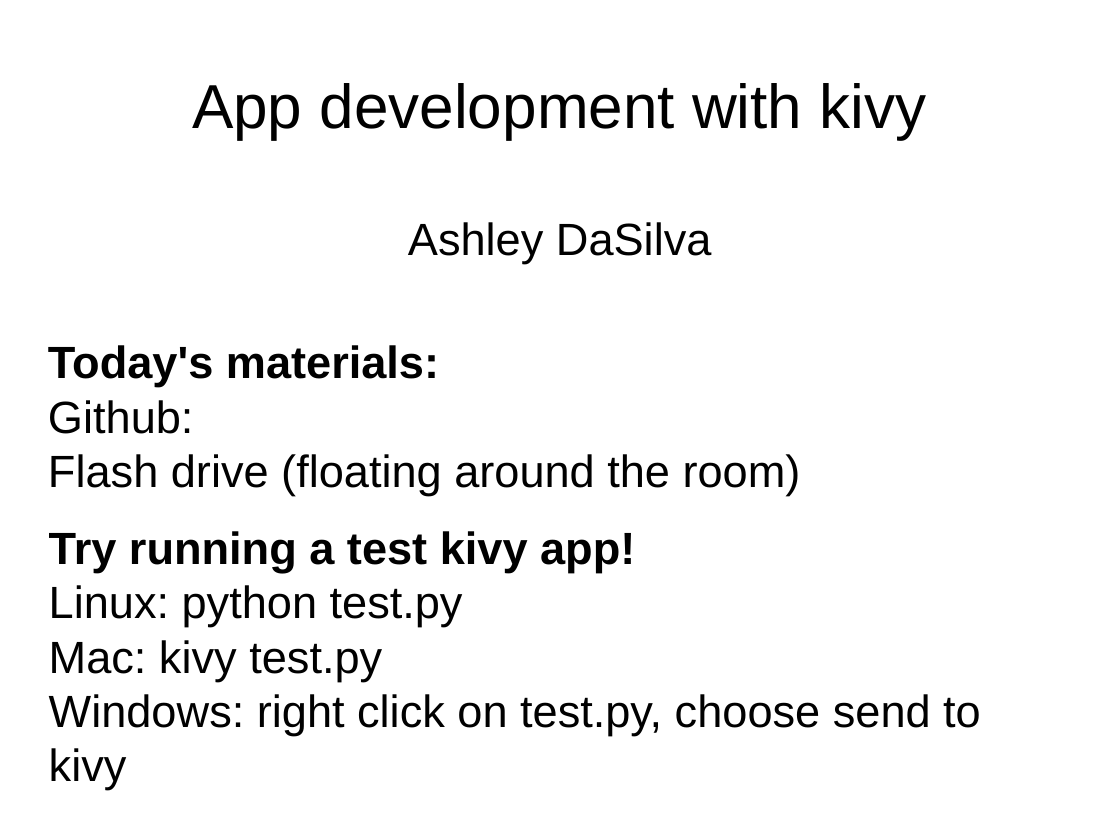
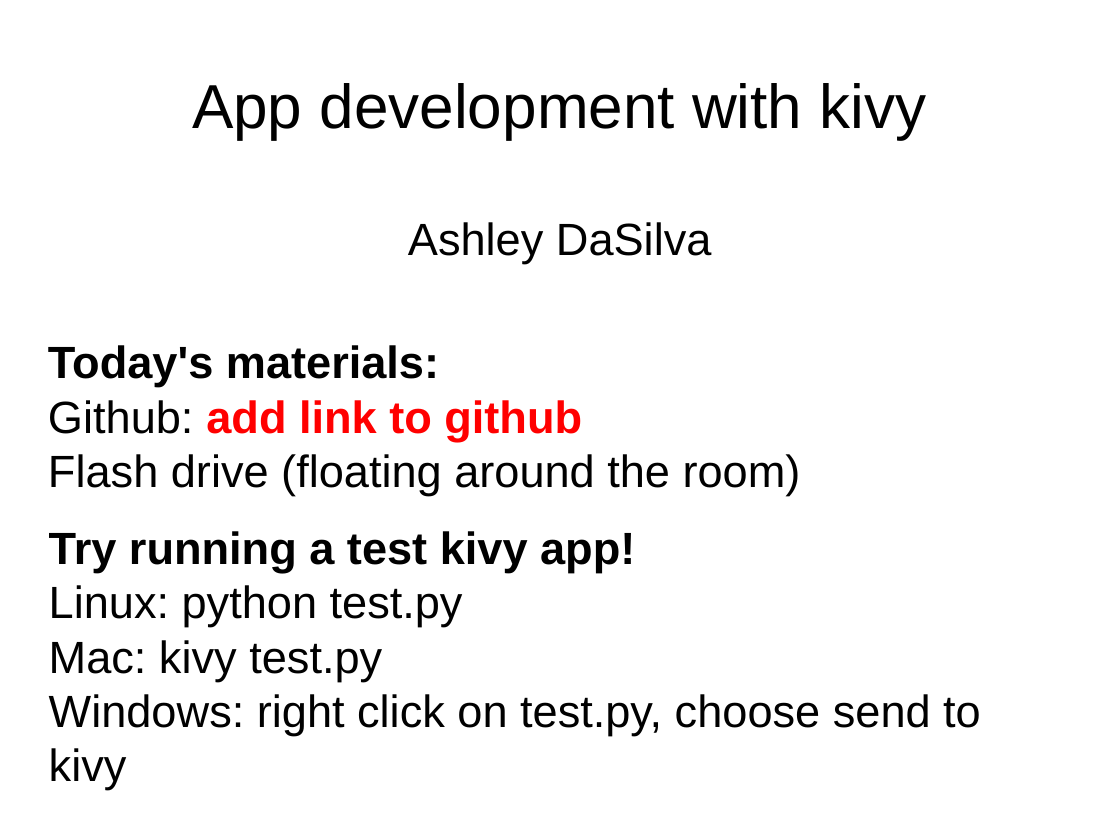
Before and after one commit to adasilva/intro_kivy, a slide deck: slide 1 of intro_kivy.odp. Drawn at 1120x840 pixels with LibreOffice and Linux fonts; fonts in the diff are those of the drawing. Boxes give left, top, right and bottom in pixels: in the first picture for what was removed or moved away, otherwise in the second. Text is boxed around its words. In the diff, an @@ line names an element or a change of style, - is before the commit and + after.

```diff
--- a/intro_kivy.odp
+++ b/intro_kivy.odp
@@ text at [48, 400, 582, 441]: text changed; text colour #000000 to #FF0000; bold on @@
-Github:
+Github: add link to github
```
Also in this commit, not shown: 3 other slides changed, 8 slides added, 1 other file.
